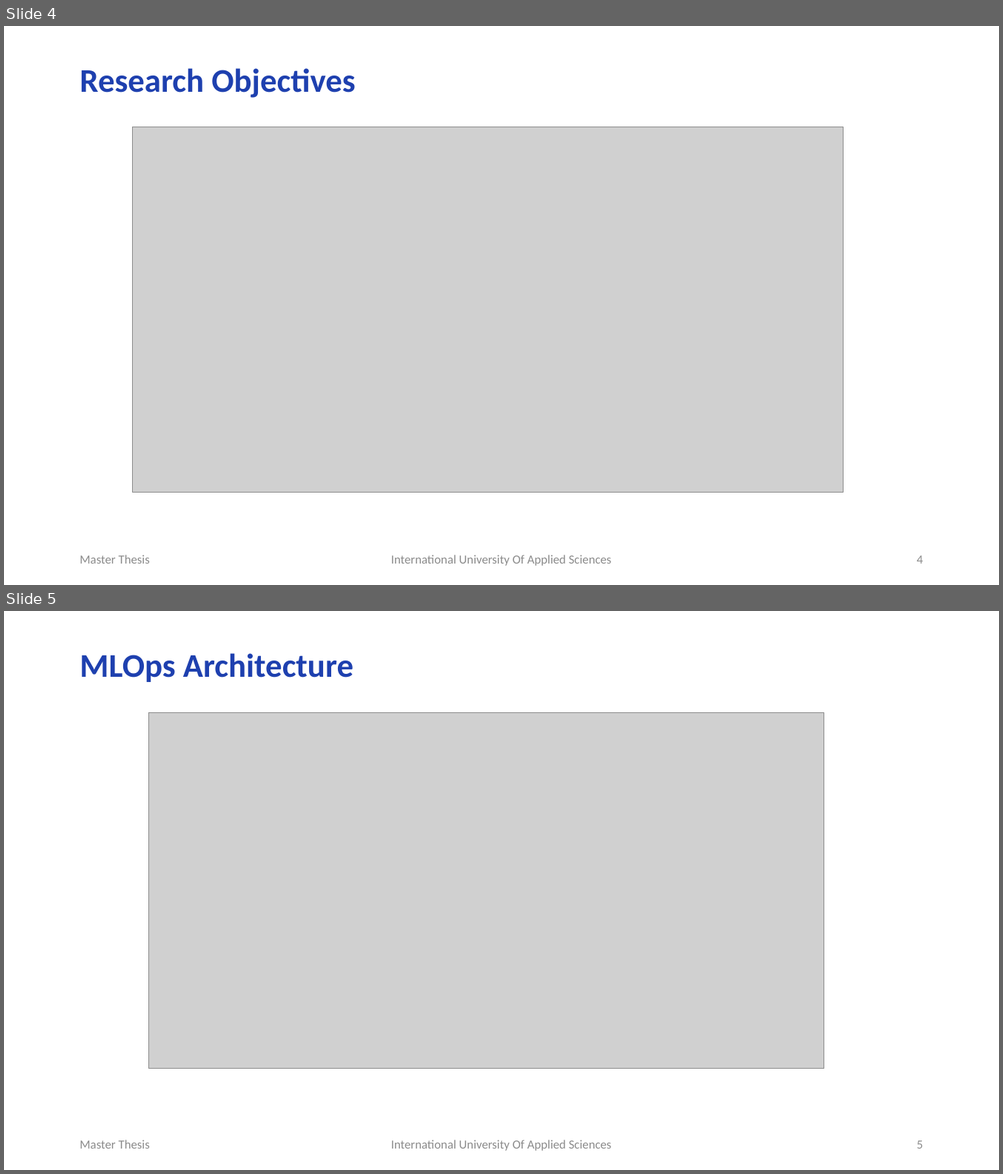
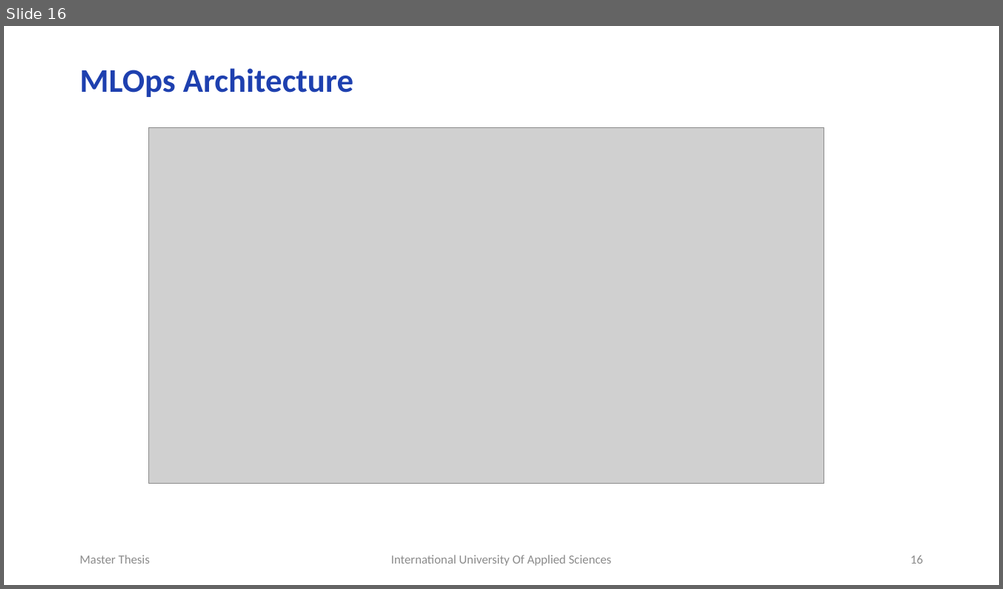
Before and after one commit to RajeshRamadas/yolov8-model-optimization, a slide deck: 01-Project-management/presentation/KnowledgeDistillation.pptx. Shown one above the other, each under a label of ours: slides 4 and 5 before the commit, slide 16 after it. The pictures are 1003x1174 and 1003x589 pixels, drawn with LibreOffice and Linux fonts; fonts in the diff are those of the drawing; grey boxes stand for pictures. Boxes give left, top, right and bottom in pixels: in the first picture for what was removed or moved away, otherwise in the second. Text is boxed around its words. In the diff, an @@ line names an element or a change of style, - is before the commit and + after.

```diff
--- a/01-Project-management/presentation/KnowledgeDistillation.pptx
+++ b/01-Project-management/presentation/KnowledgeDistillation.pptx
@@ slide 4 removed at bbox=[4, 26, 999, 585], background #FFFFFF @@
@@ title removed at bbox=[79, 68, 355, 98] @@
-Research Objectives
@@ picture removed at bbox=[132, 127, 843, 492] @@
@@ text removed at bbox=[79, 555, 150, 564] @@
-Master Thesis
@@ text removed at bbox=[391, 555, 612, 566] @@
-International University Of Applied Sciences
@@ page number removed at bbox=[916, 556, 922, 564] @@
-4
@@ what was slide 5 is now slide 16 @@
@@ page number at bbox=[910, 556, 922, 564]: text changed @@
-5
+16
```
Also in this commit, not shown: 5 slides changed, 9 slides added, 1 other slide removed.
